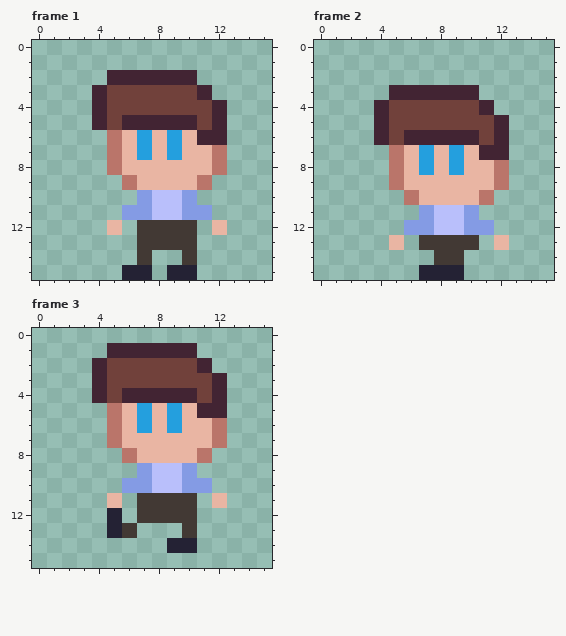
Two versions of one pixel-art file, Assets/john.aseprite. Above: the version before the commit.
16x16 pixels, 3 frames. Shown: frame 1, frame 2, frame 3.
And afterwards:
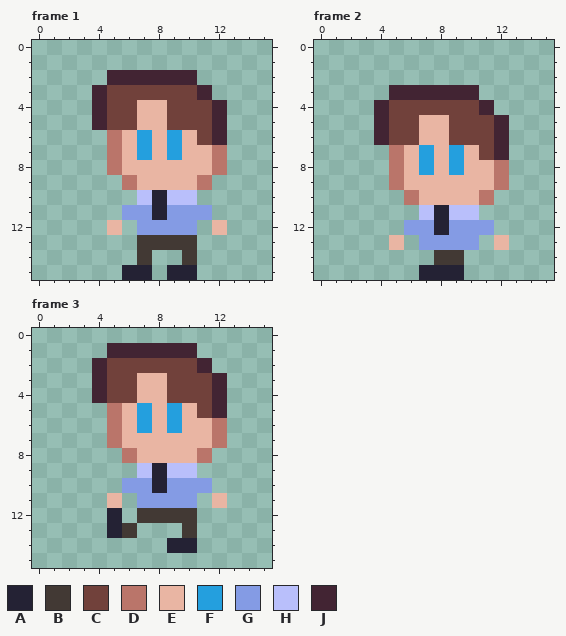
Palette (. is transparent): A #242234  B #423934  C #71413b  D #ba756a  E #e9b5a3  F #249fde  G #849be4  H #b9bffb  J #422433
Difference:
Frame 1:
Colour A replaces colour H in rows 10 to 11 at x 8.
Colour C replaces colour J in row 5 at x 6 and 9 to 10; in row 6 at x 11.
Colour E replaces colour C in row 4 at x 7 to 8.
Colour E replaces colour J in row 5 at x 7 to 8.
Colour G replaces colour B in row 12 at x 7 to 10.
Colour G replaces colour H in row 11 at x 9.
Colour H replaces colour G in row 10 at x 7 and 10.
Frame 2:
Colour A replaces colour H in rows 11 to 12 at x 8.
Colour C replaces colour J in row 6 at x 6 and 9 to 10; in row 7 at x 11.
Colour E replaces colour C in row 5 at x 7 to 8.
Colour E replaces colour J in row 6 at x 7 to 8.
Colour G replaces colour B in row 13 at x 7 to 10.
Colour G replaces colour H in row 12 at x 9.
Colour H replaces colour G in row 11 at x 7 and 10.
Frame 3:
Colour A replaces colour H in rows 9 to 10 at x 8.
Colour C replaces colour J in row 4 at x 6 and 9 to 10; in row 5 at x 11.
Colour E replaces colour C in row 3 at x 7 to 8.
Colour E replaces colour J in row 4 at x 7 to 8.
Colour G replaces colour B in row 11 at x 7 to 10.
Colour G replaces colour H in row 10 at x 9.
Colour H replaces colour G in row 9 at x 7 and 10.
